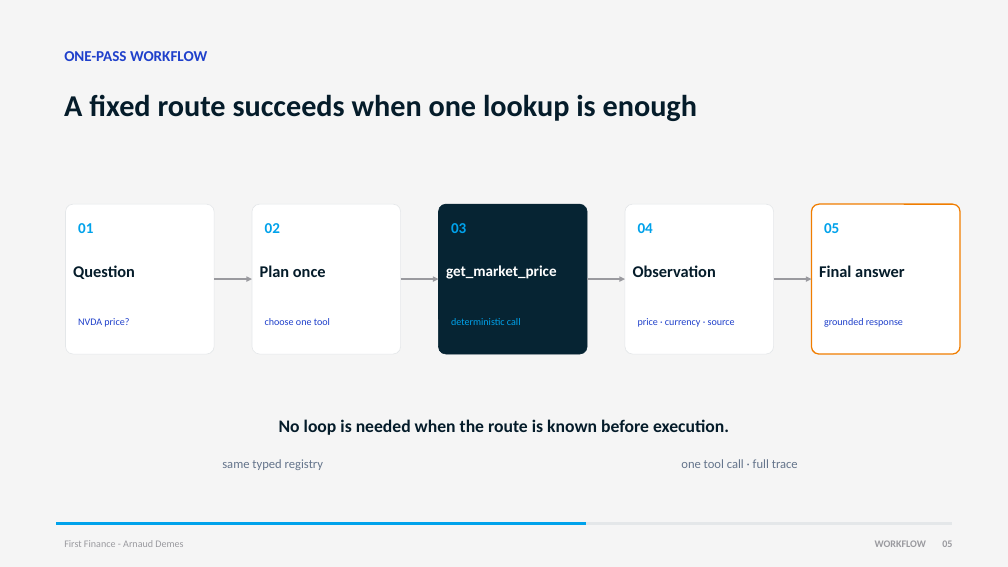
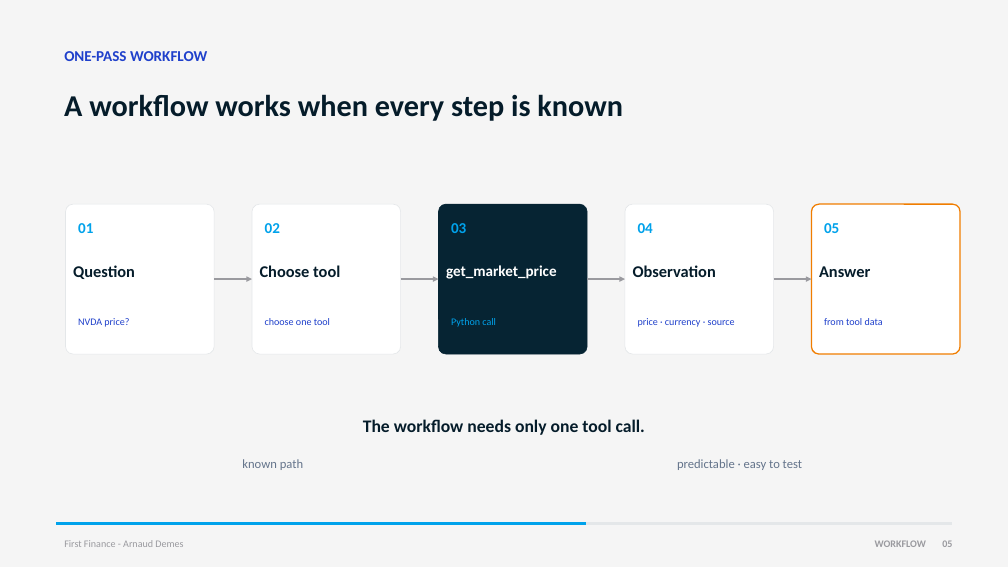
Before and after one commit to Nonocho/finai-academy, a slide deck: slide 5 of decks/08-workflows-vs-agents.pptx. Drawn at 1008x567 pixels with LibreOffice and Linux fonts; fonts in the diff are those of the drawing. Boxes give left, top, right and bottom in pixels: in the first picture for what was removed or moved away, otherwise in the second. Text is boxed around its words. In the diff, an @@ line names an element or a change of style, - is before the commit and + after.

```diff
--- a/decks/08-workflows-vs-agents.pptx
+++ b/decks/08-workflows-vs-agents.pptx
@@ text at <box>64,94,623,121</box>: text changed @@
-A fixed route succeeds when one lookup is enough
+A workflow works when every step is known
@@ text at <box>260,265,340,277</box>: text changed @@
-Plan once
+Choose tool
@@ text at <box>819,266,870,277</box>: text changed @@
-Final answer
+Answer
@@ text at <box>451,318,496,327</box>: text changed @@
-deterministic call
+Python call
@@ text at <box>824,318,883,325</box>: text changed @@
-grounded response
+from tool data
@@ text at <box>363,419,645,435</box>: text changed @@
-No loop is needed when the route is known before execution.
+The workflow needs only one tool call.
@@ text at <box>242,459,303,470</box>: text changed @@
-same typed registry
+known path
@@ text at <box>677,459,802,470</box>: text changed @@
-one tool call · full trace
+predictable · easy to test
```
Also in this commit, not shown: 6 other slides changed, 2 slides added, 2 slides removed, 1 other file.
